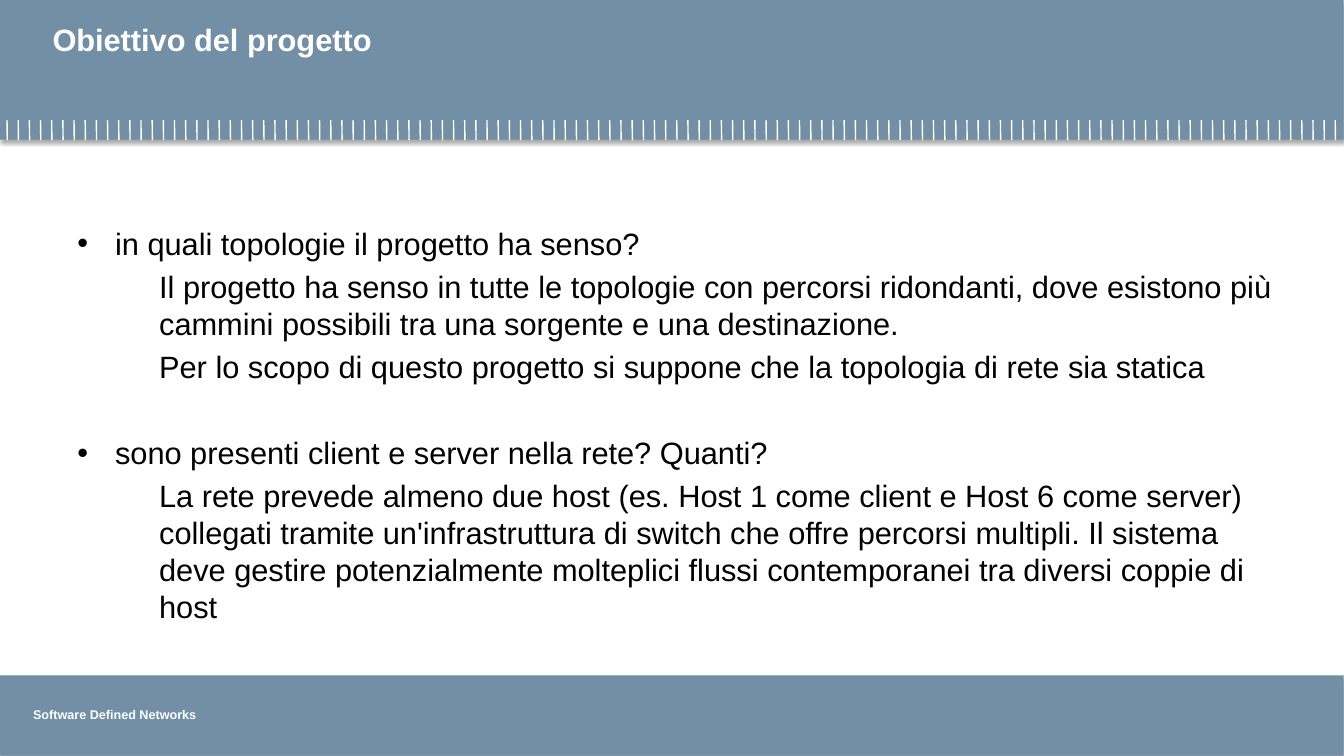
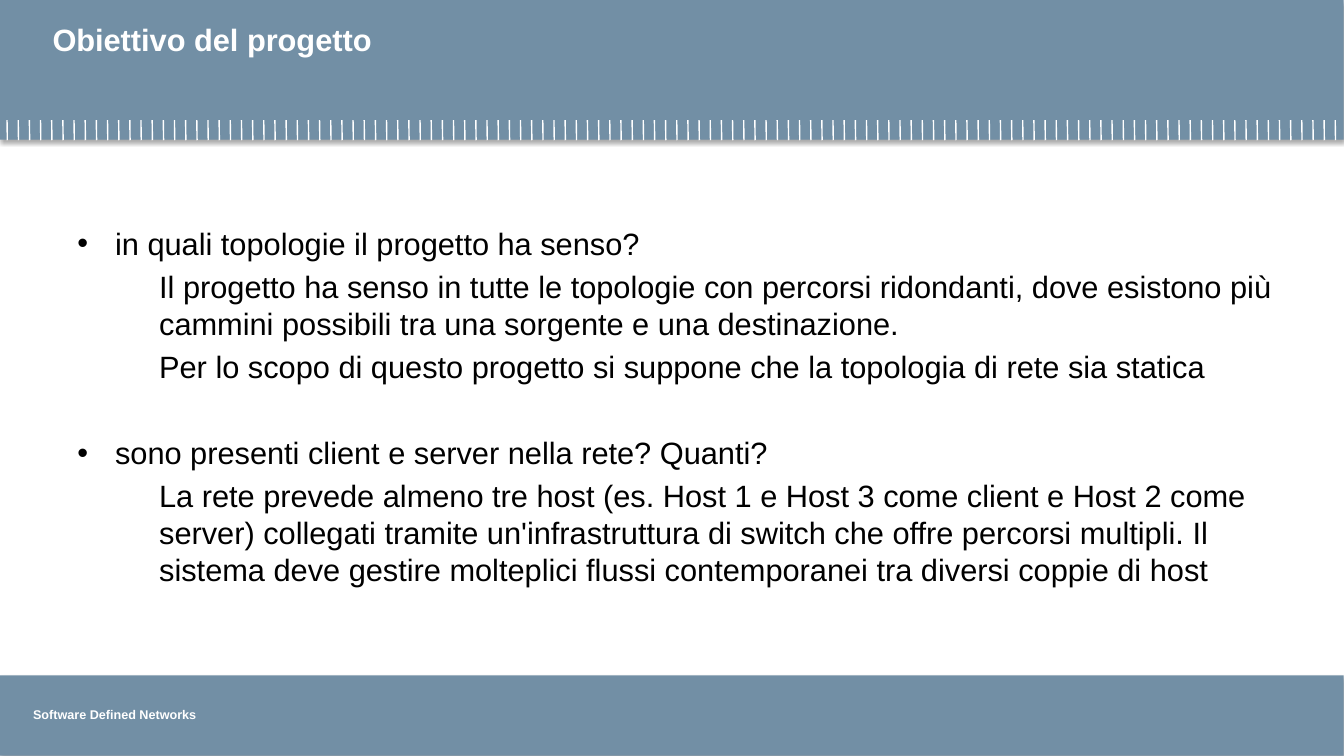
Before and after one commit to matteo-sabino-polimi/SDN_Gruppo4_2026, a slide deck: slide 3 of template/template_intermedio1.pptx. Drawn at 1344x756 pixels with LibreOffice and Linux fonts; fonts in the diff are those of the drawing; background and template pictures are left out. Boxes give left, top, right and bottom in pixels: in the first picture for what was removed or moved away, otherwise in the second. Text is boxed around its words. In the diff, an @@ line names an element or a change of style, - is before the commit and + after.

```diff
--- a/template/template_intermedio1.pptx
+++ b/template/template_intermedio1.pptx
@@ text at (159,484,1245,587): text changed @@
-La rete prevede almeno due host (es. Host 1 come client e Host 6 come server) collegati tramite un'infrastruttura di switch che offre percorsi multipli. Il sistema deve gestire potenzialmente molteplici flussi contemporanei tra diversi coppie di host
+La rete prevede almeno tre host (es. Host 1 e Host 3 come client e Host 2 come server) collegati tramite un'infrastruttura di switch che offre percorsi multipli. Il sistema deve gestire molteplici flussi contemporanei tra diversi coppie di host
```
Also in this commit, not shown: 2 other slides changed, 1 slide added.
